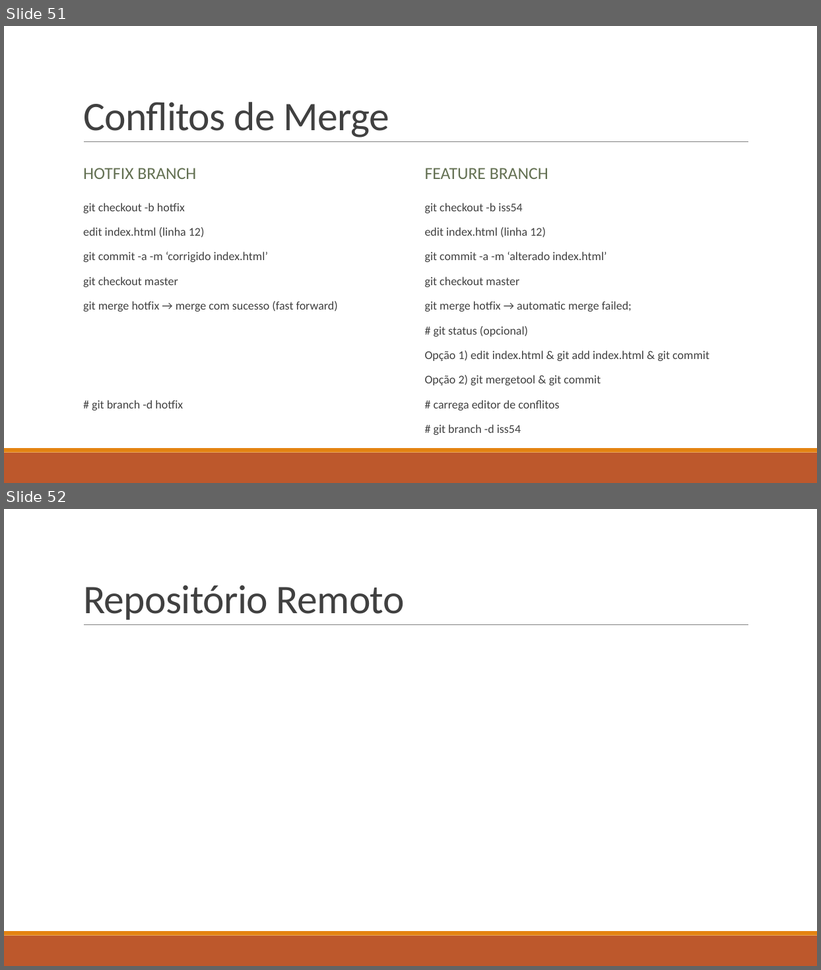
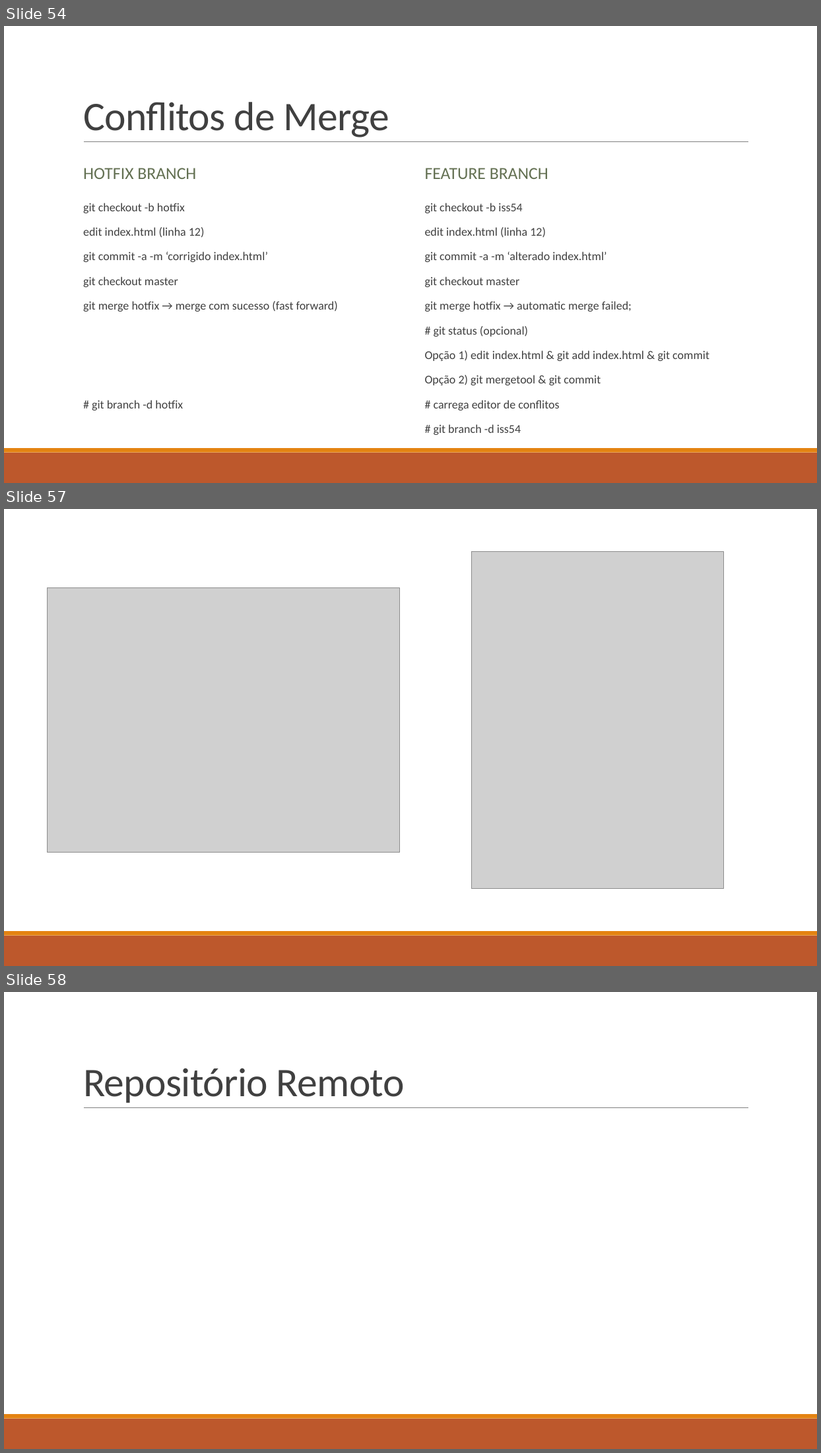
Before and after one commit to ekson73/Docs, a slide deck: Projeto VEK - GIT 4 VEK.pptx. Shown one above the other, each under a label of ours: slides 51 and 52 before the commit, slides 54, 57 and 58 after it; the slides between them are not shown. The pictures are 821x970 and 821x1453 pixels, drawn with LibreOffice and Linux fonts; fonts in the diff are those of the drawing; grey boxes stand for pictures. Boxes give left, top, right and bottom in pixels: in the first picture for what was removed or moved away, otherwise in the second. Text is boxed around its words. In the diff, an @@ line names an element or a change of style, - is before the commit and + after.

```diff
--- a/Projeto VEK - GIT 4 VEK.pptx
+++ b/Projeto VEK - GIT 4 VEK.pptx
@@ slide 57 added at <box>4,509,817,966</box>, background #FFFFFF @@
@@ rectangle added at <box>4,509,817,966</box>, fill #FFFFFF @@
@@ picture added at <box>471,552,724,889</box> @@
@@ picture added at <box>47,588,400,853</box> @@
@@ rectangle added at <box>4,936,817,966</box>, fill #BD582C @@
@@ rectangle added at <box>4,931,817,936</box>, fill #E48312 @@
@@ what was slide 51 is now slide 54 @@
@@ what was slide 52 is now slide 58 @@
```
Also in this commit, not shown: 1 slide changed, 5 other slides added.
